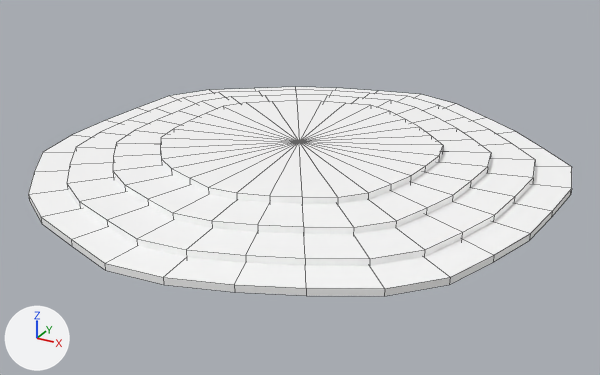
A saved change to the FBX model Assets/Models/Level/Small_fulidao0007.fbx.
Camera for both pictures: a 50 mm lens placed at (29.3, -53.2, 24.7), pointed at (0.7, -1.1, -1.3). The lights are fixed; the arrows at lower left show +X, +Y and +Z. Mesh edges are drawn as thin lines. Where no turn or scale is listed for an object, it has been applied to the vertices.
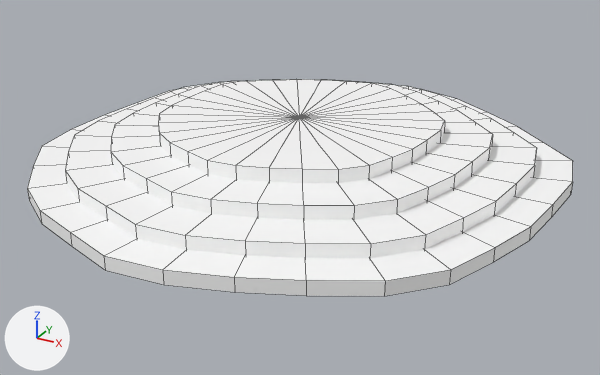
Boxes (x1, y1, x2, y2) around the edits, measured in the pictures (600 x 375 px):
'pCylinder2', mesh rescaled, moved
    before: (67, 90, 535, 266)
    after: (65, 82, 537, 259)
'pCylinder4', mesh rescaled, moved
    before: (160, 101, 443, 204)
    after: (158, 79, 445, 183)
'pCylinder1', mesh rescaled, moved
    before: (28, 87, 572, 296)
    after: (27, 89, 573, 296)
'pCylinder3', mesh rescaled, moved
    before: (113, 95, 491, 234)
    after: (111, 79, 493, 220)

Patch to the scene script:
```diff
--- a/Assets/Models/Level/Small_fulidao0007.fbx.py
+++ b/Assets/Models/Level/Small_fulidao0007.fbx.py
@@ me_mesh_002 @@
 me_mesh_002.from_pydata(...)  # 151 vertices, 60 faces; spans x -13.9..13.9, y -14.4..14.4, z -1.0..0.5
 # used by ob_pcylinder3; location = (0.12, 0.17, 1.0)
+# me_mesh_002 part 4: the whole mesh is scaled about its middle by (1, 1, 2), then moved by (0.1, 0.2, 1.7)
 me_mesh_002.materials.append(mat_aa)
@@ me_mesh_003 @@
 me_mesh_003.from_pydata(...)  # 151 vertices, 60 faces; spans x -10.4..10.6, y -10.7..11.0, z -2.0..0.0
 # used by ob_pcylinder4; location = (0.0, 0.0, 2.0)
+# me_mesh_003 part 1: the whole mesh is scaled about its middle by (1, 1, 2), then moved by (0.0, 0.0, 3.0)
 me_mesh_003.materials.append(mat_aa)
@@ me_mesh_001 @@
 me_mesh_001.from_pydata(...)  # 151 vertices, 60 faces; spans x -17.0..17.3, y -17.6..18.0, z -1.0..0.0
 # used by ob_pcylinder2; location = (0.0, 0.0, 1.0)
+# me_mesh_001 part 2: the whole mesh is scaled about its middle by (1, 1, 2), then moved by (0.0, 0.0, 1.5)
 me_mesh_001.materials.append(mat_aa)
@@ me_mesh @@
 me_mesh.from_pydata(...)  # 151 vertices, 60 faces; spans x -19.8..19.8, y -20.5..20.5, z 0.0..0.5
 # used by ob_pcylinder1; location = (0.16, 0.24, 0.0)
+# me_mesh part 3: the whole mesh is scaled about its middle by (1, 1, 2), then moved by (0.2, 0.2, 0.3)
 me_mesh.materials.append(mat_aa)
@@ ob_pcylinder3 @@
 ob_pcylinder3 = bpy.data.objects.new('pCylinder3', me_mesh_002)
-ob_pcylinder3.location = (0.12, 0.17, 1.0)
+ob_pcylinder3.location = (0.0, 0.0, 0.0)
@@ ob_pcylinder4 @@
 ob_pcylinder4 = bpy.data.objects.new('pCylinder4', me_mesh_003)
-ob_pcylinder4.location = (0.0, 0.0, 2.0)
+ob_pcylinder4.location = (0.0, 0.0, 0.0)
@@ ob_pcylinder2 @@
 ob_pcylinder2 = bpy.data.objects.new('pCylinder2', me_mesh_001)
-ob_pcylinder2.location = (0.0, 0.0, 1.0)
+ob_pcylinder2.location = (0.0, 0.0, 0.0)
@@ ob_pcylinder1 @@
 ob_pcylinder1 = bpy.data.objects.new('pCylinder1', me_mesh)
-ob_pcylinder1.location = (0.16, 0.24, 0.0)
+ob_pcylinder1.location = (0.0, 0.0, 0.0)
```
